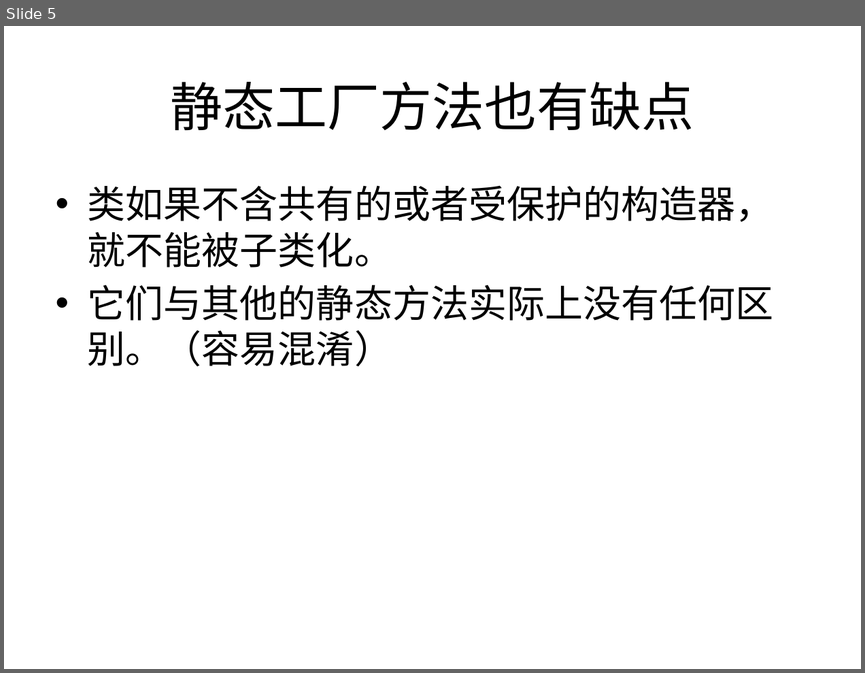
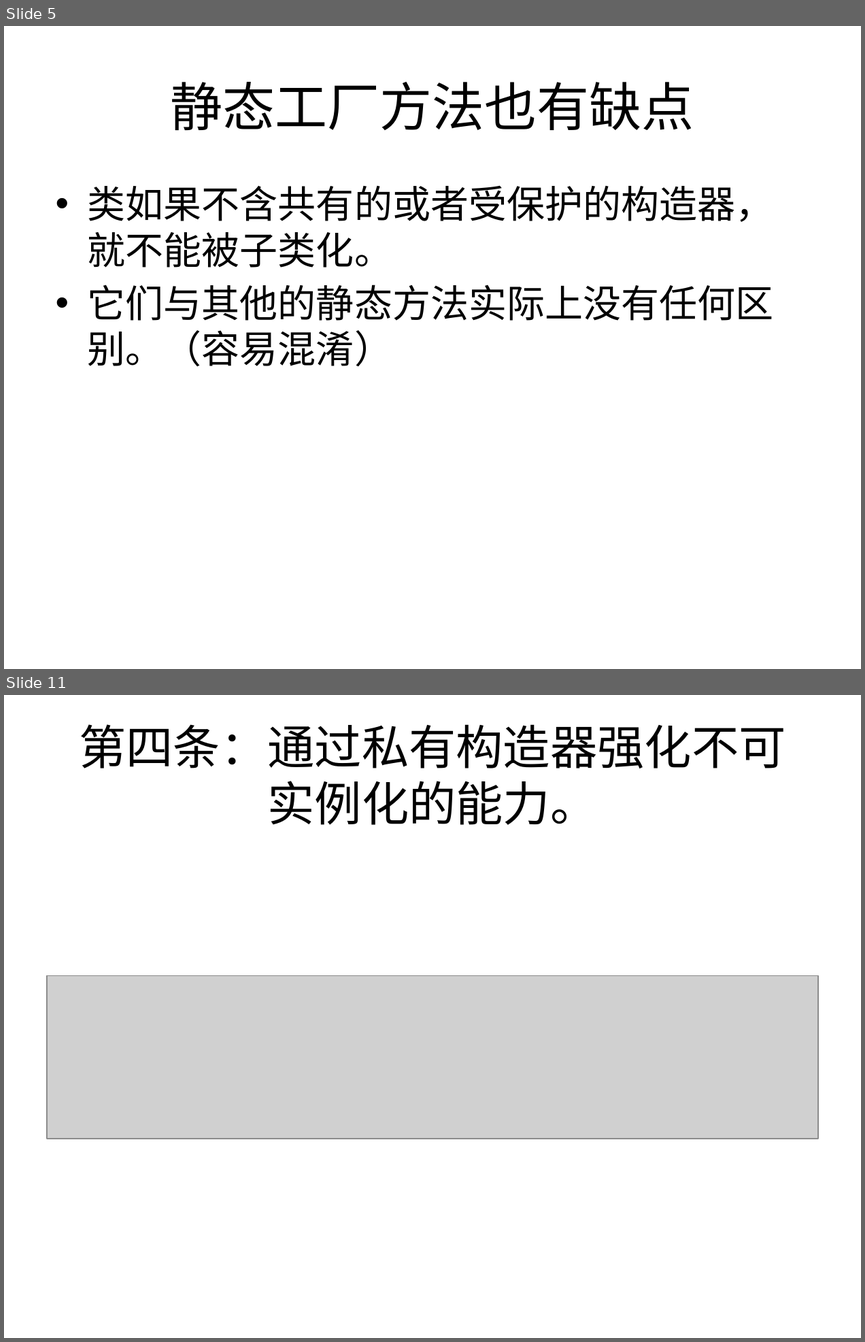
Before and after one commit to li5220008/SSH1, a slide deck: WebRoot/print/effectiveJava学习分享.pptx. Shown one above the other, each under a label of ours: slide 5 before the commit, slides 5 and 11 after it; the slides between them are not shown. The pictures are 865x673 and 865x1342 pixels, drawn with LibreOffice and Linux fonts; fonts in the diff are those of the drawing; grey boxes stand for pictures. Boxes give left, top, right and bottom in pixels: in the first picture for what was removed or moved away, otherwise in the second. Text is boxed around its words. In the diff, an @@ line names an element or a change of style, - is before the commit and + after.

```diff
--- a/WebRoot/print/effectiveJava学习分享.pptx
+++ b/WebRoot/print/effectiveJava学习分享.pptx
@@ slide 11 added at [4,695,861,1338], background #FFFFFF @@
@@ title added at [79,724,786,825], 39.6 pt, text #000000 @@
+第四条：通过私有构造器强化不可实例化的能力。
@@ picture added at [47,976,818,1139] @@
```
Also in this commit, not shown: 3 slides changed, 8 other slides added.
